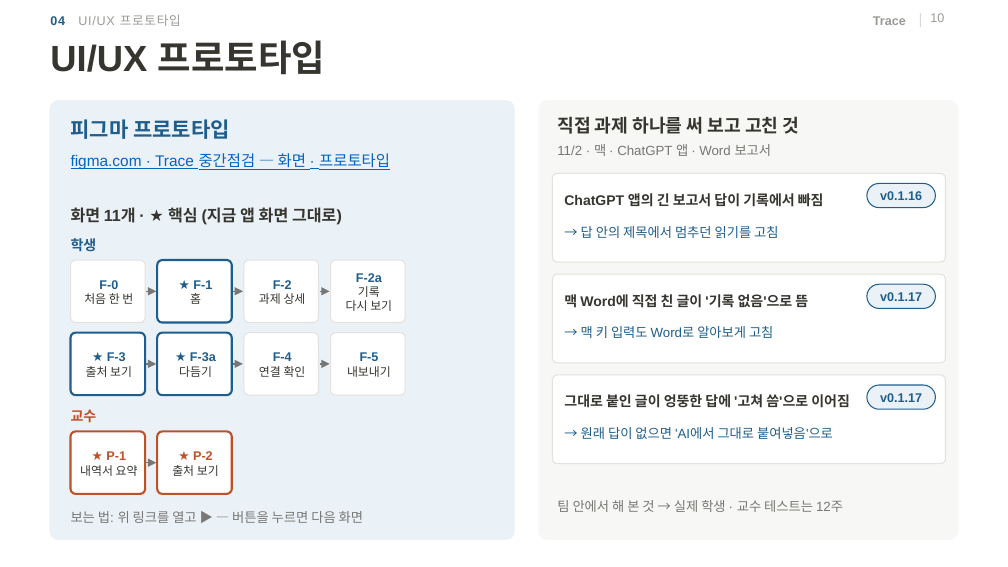
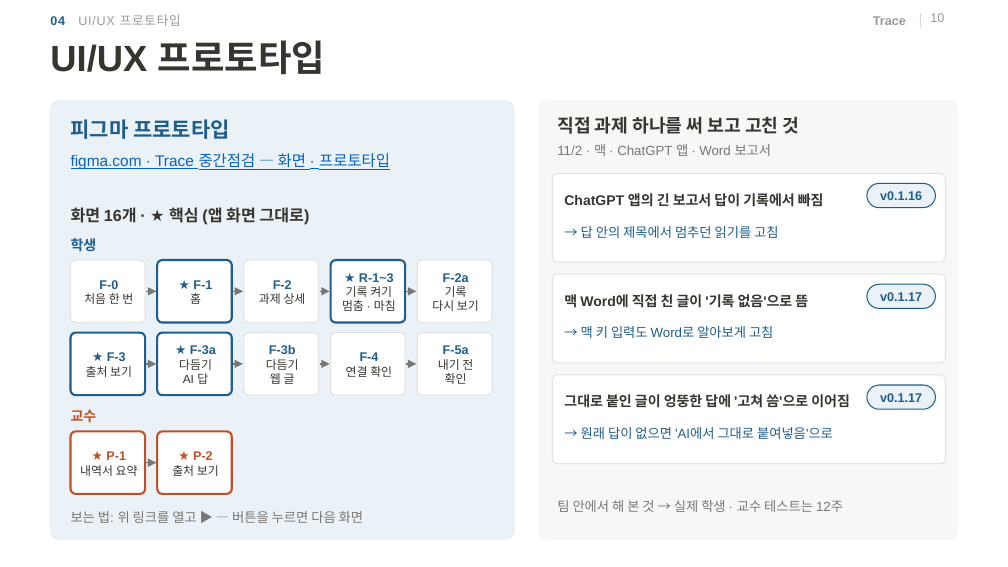
Before and after one commit to 20233014-KYH/trace, a slide deck: slide 10 of deck/중간발표_김용현.pptx. Drawn at 1008x567 pixels with LibreOffice and Linux fonts; fonts in the diff are those of the drawing; background and template pictures are left out. Boxes give left, top, right and bottom in pixels: in the first picture for what was removed or moved away, otherwise in the second. Text is boxed around its words. In the diff, an @@ line names an element or a change of style, - is before the commit and + after.

```diff
--- a/deck/중간발표_김용현.pptx
+++ b/deck/중간발표_김용현.pptx
@@ text at (x1=71, y1=207, x2=310, y2=225): text changed @@
-화면 11개 · ★ 핵심 (지금 앱 화면 그대로)
+화면 16개 · ★ 핵심 (앱 화면 그대로)
@@ rounded rectangle added at (x1=331, y1=260, x2=405, y2=323), fill #FFFFFF, outline #1F5E8C 1.5 pt @@
@@ 2 texts, 1 rounded rectangle moved together from (x1=259, y1=260, x2=405, y2=377) to (x1=346, y1=260, x2=492, y2=377) @@
@@ text added at (x1=342, y1=273, x2=396, y2=311), 8.5 pt, text #37352F @@
+★ R-1~3
+기록 켜기
+멈춤 · 마침
@@ arrow added from (406, 291) to (416, 291), #787774 1 pt @@
@@ text added at (x1=266, y1=345, x2=299, y2=384), 8.5 pt, text #37352F @@
+F-3b
+다듬기
+웹 글
@@ rounded rectangle added at (x1=417, y1=333, x2=492, y2=395), fill #FFFFFF, outline #E3E2DE 0.75 pt @@
@@ text at (x1=438, y1=359, x2=473, y2=384): text changed @@
-F-5
-내보내기
+F-5a
+내기 전
+확인
@@ text at (x1=183, y1=373, x2=208, y2=384): paragraph added @@
+AI 답
@@ arrow added from (406, 364) to (416, 364), #787774 1 pt @@
```
Also in this commit, not shown: 4 other slides changed, 12 other files.
